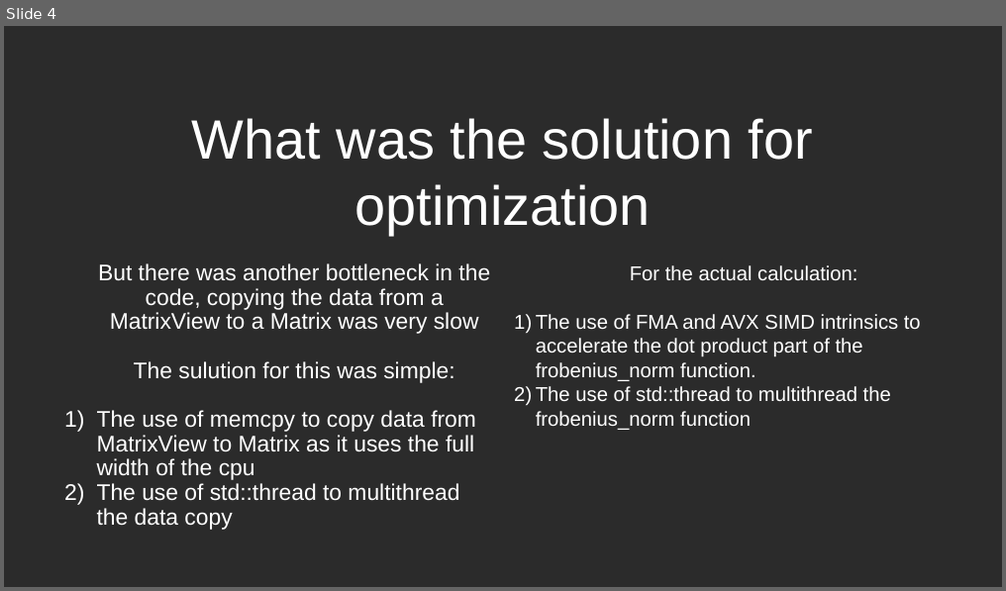
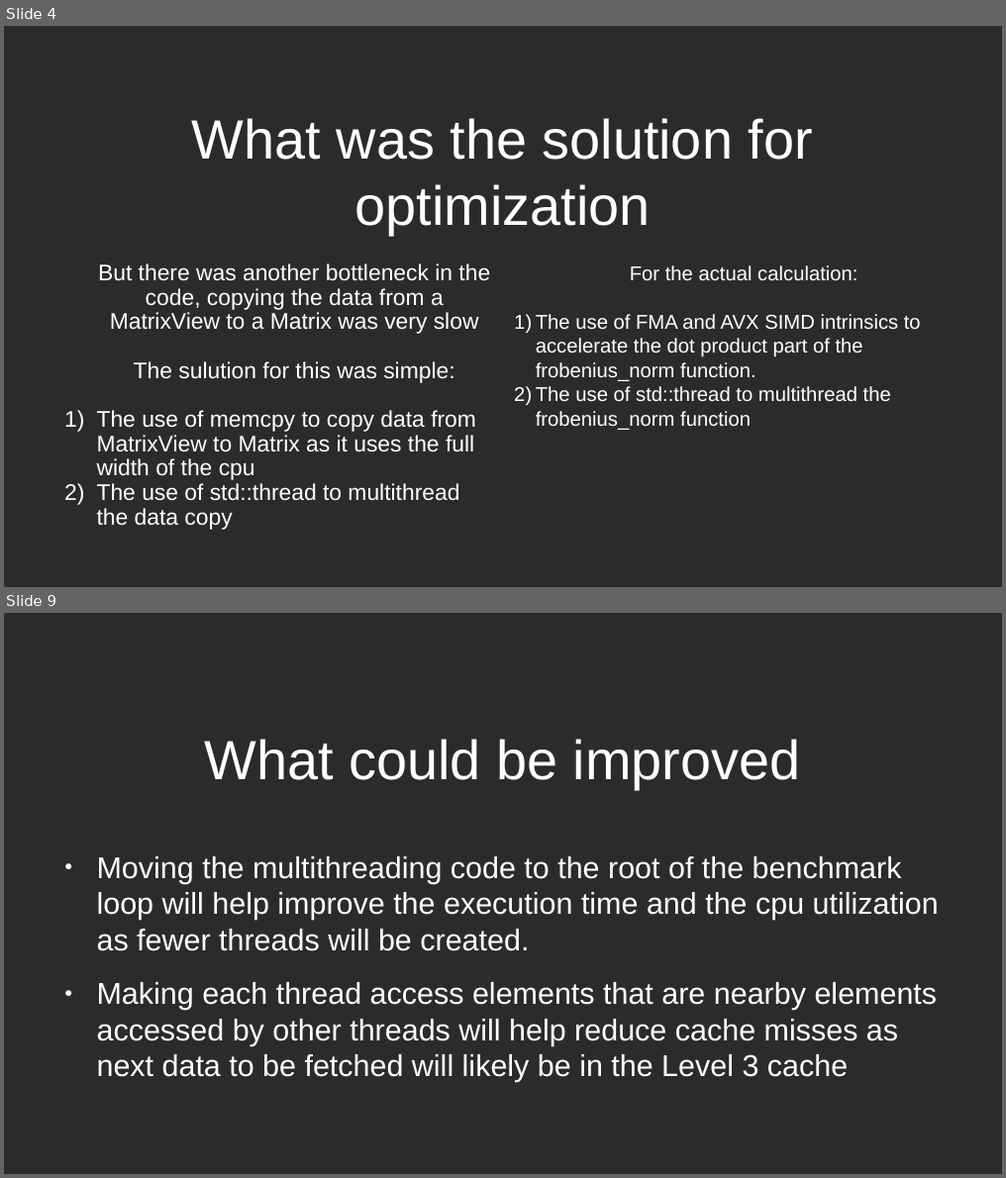
Before and after one commit to MajidAbdelilah/um6p_project_showcase, a slide deck: um6p_showcase.odp. Shown one above the other, each under a label of ours: slide 4 before the commit, slides 4 and 9 after it; the slides between them are not shown. The pictures are 1006x591 and 1006x1178 pixels, drawn with LibreOffice and Linux fonts; fonts in the diff are those of the drawing; background and template pictures are left out; a plain dark background stands for a picture behind light text. Boxes give left, top, right and bottom in pixels: in the first picture for what was removed or moved away, otherwise in the second. Text is boxed around its words. In the diff, an @@ line names an element or a change of style, - is before the commit and + after.

Commit message:
adding code examples and what can be improved

```diff
--- a/um6p_showcase.odp
+++ b/um6p_showcase.odp
@@ slide 9 added at (x1=4, y1=613, x2=1002, y2=1174), background picture (left out) @@
@@ title added at (x1=204, y1=739, x2=801, y2=789), 44 pt, text #FFFFFF @@
+What could be improved
@@ text added at (x1=97, y1=857, x2=939, y2=1082), 24 pt, text #FFFFFF @@
+● Moving the multithreading code to the root of the benchmark loop will help improve the execution time and the cpu utilization as fewer threads will be created.
+● Making each thread access elements that are nearby elements accessed by other threads will help reduce cache misses as next data to be fetched will likely be in the Level 3 cache
```
Also in this commit, not shown: 2 slides changed, 3 other slides added, 1 other file.
